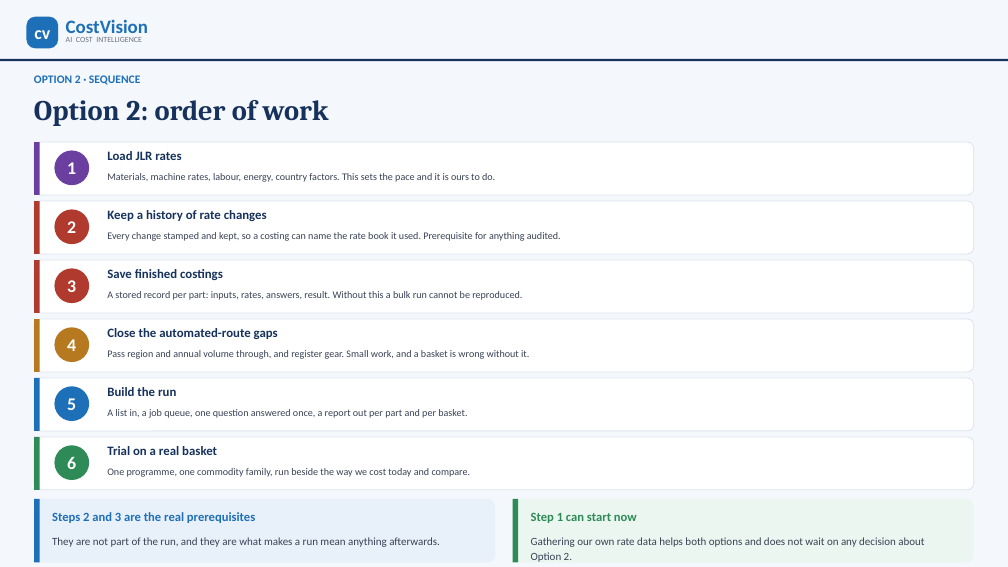
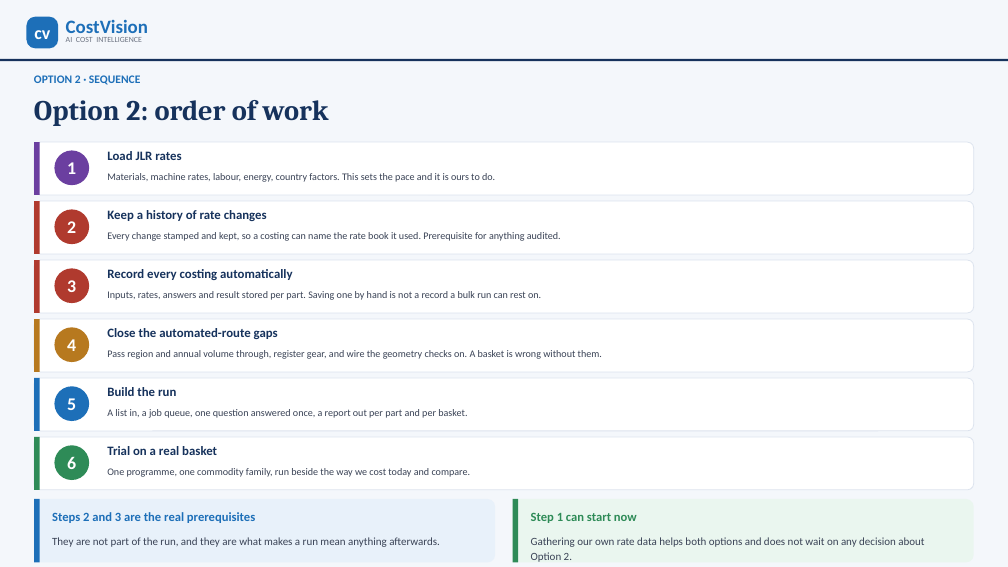
Before and after one commit to bhosaleavinash546/leamington-marathi, a slide deck: slide 17 of CostVision-CAPEE-Implementation-Options.pptx. Drawn at 1008x567 pixels with LibreOffice and Linux fonts; fonts in the diff are those of the drawing. Boxes give left, top, right and bottom in pixels: in the first picture for what was removed or moved away, otherwise in the second. Text is boxed around its words. In the diff, an @@ line names an element or a change of style, - is before the commit and + after.

```diff
--- a/CostVision-CAPEE-Implementation-Options.pptx
+++ b/CostVision-CAPEE-Implementation-Options.pptx
@@ text at bbox=[107, 269, 293, 280]: text changed @@
-Save finished costings
+Record every costing automatically
@@ text at bbox=[107, 291, 541, 300]: text changed @@
-A stored record per part: inputs, rates, answers, result. Without this a bulk run cannot be reproduced.
+Inputs, rates, answers and result stored per part. Saving one by hand is not a record a bulk run can rest on.
@@ text at bbox=[107, 350, 602, 359]: text changed @@
-Pass region and annual volume through, and register gear. Small work, and a basket is wrong without it.
+Pass region and annual volume through, register gear, and wire the geometry checks on. A basket is wrong without them.
```
Also in this commit, not shown: 9 other slides changed, 2 other files.
